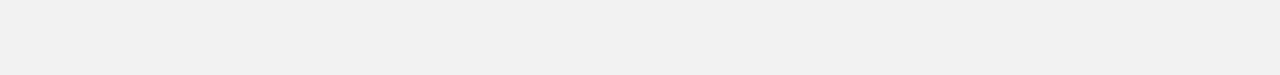
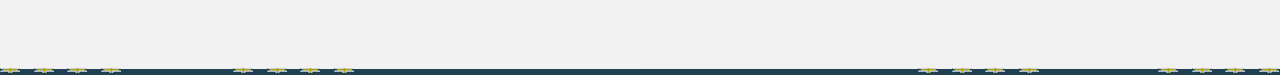
Before/after of a 1280×75 layered artwork. What changed in the layer stack:
added layer "Layer 2 copy 5" above "Layer 2 copy 4" over [918, 68, 1039, 73]
showed "Layer 2 copy 4" over [1158, 68, 1279, 73]
added layer "Layer 2 copy 6" above "Layer 2 copy 3" over [233, 68, 354, 73]
showed "Layer 2 copy 3" over [0, 68, 121, 73]
showed "Layer 1" over [0, 69, 1280, 75]
